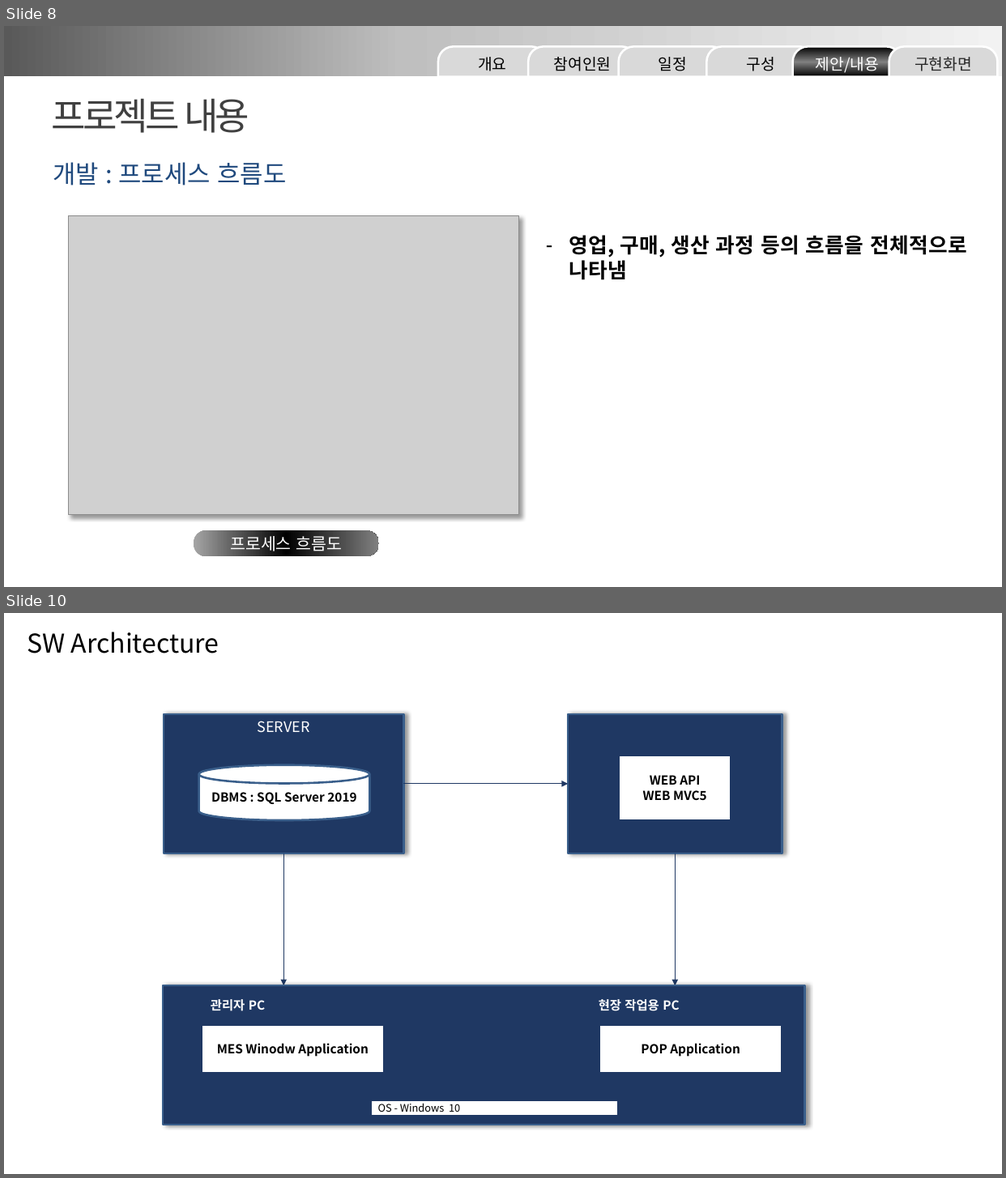
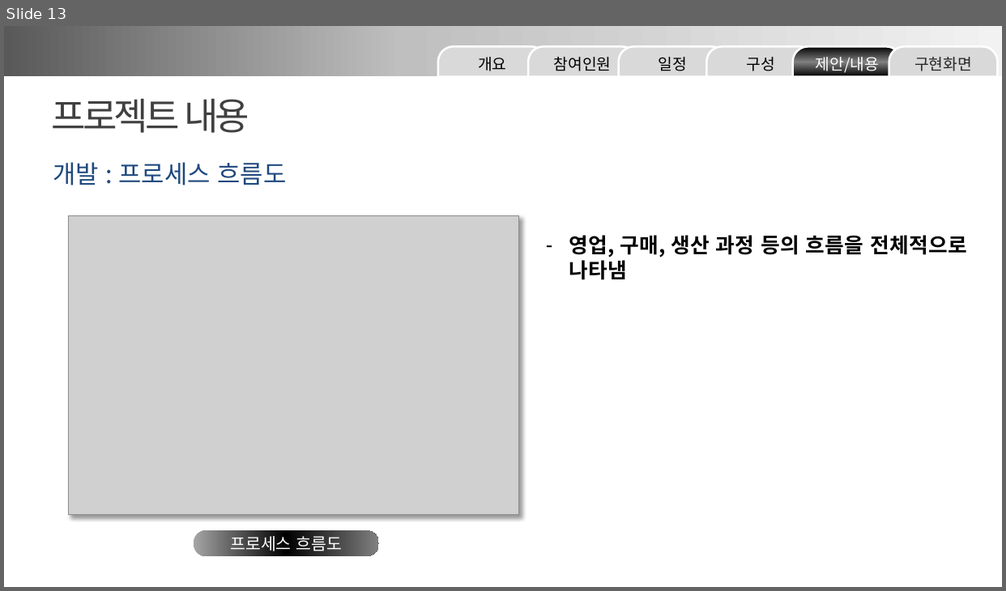
Before and after one commit to minmaxheap/FinalProject, a slide deck: 산출물/Team3 화면 설계 발표 ppt.pptx. Shown one above the other, each under a label of ours: slides 8 and 10 before the commit, slide 13 after it; the slides between them are not shown. The pictures are 1006x1178 and 1006x591 pixels, drawn with LibreOffice and Linux fonts; fonts in the diff are those of the drawing; grey boxes stand for pictures. Boxes give left, top, right and bottom in pixels: in the first picture for what was removed or moved away, otherwise in the second. Text is boxed around its words. In the diff, an @@ line names an element or a change of style, - is before the commit and + after.

```diff
--- a/산출물/Team3 화면 설계 발표 ppt.pptx
+++ b/산출물/Team3 화면 설계 발표 ppt.pptx
@@ slide 10 removed at (4, 613, 1002, 1174), background #FFFFFF @@
@@ text removed at (27, 632, 219, 653) @@
-SW Architecture
@@ rectangle removed at (164, 714, 404, 854) @@
-SERVER
@@ rectangle removed at (568, 714, 782, 854) @@
@@ rectangle removed at (619, 756, 731, 820) @@
-WEB API
-WEB MVC5
@@ cylinder removed at (198, 765, 369, 820) @@
-DBMS : SQL Server 2019
@@ arrow removed from (404, 784) to (568, 784) @@
@@ arrow removed from (284, 854) to (284, 986) @@
@@ arrow removed from (675, 854) to (675, 986) @@
@@ rectangle removed at (163, 986, 804, 1125) @@
@@ rectangle removed at (198, 994, 276, 1017) @@
-관리자 PC
@@ rectangle removed at (586, 994, 691, 1017) @@
-현장 작업용 PC
@@ rectangle removed at (202, 1025, 385, 1073) @@
-MES Winodw Application
@@ rectangle removed at (599, 1025, 782, 1073) @@
-POP Application
@@ rectangle removed at (371, 1101, 619, 1117) @@
-OS - Windows 10
@@ what was slide 8 is now slide 13 @@
```
Also in this commit, not shown: 9 slides changed, 1 other file.
